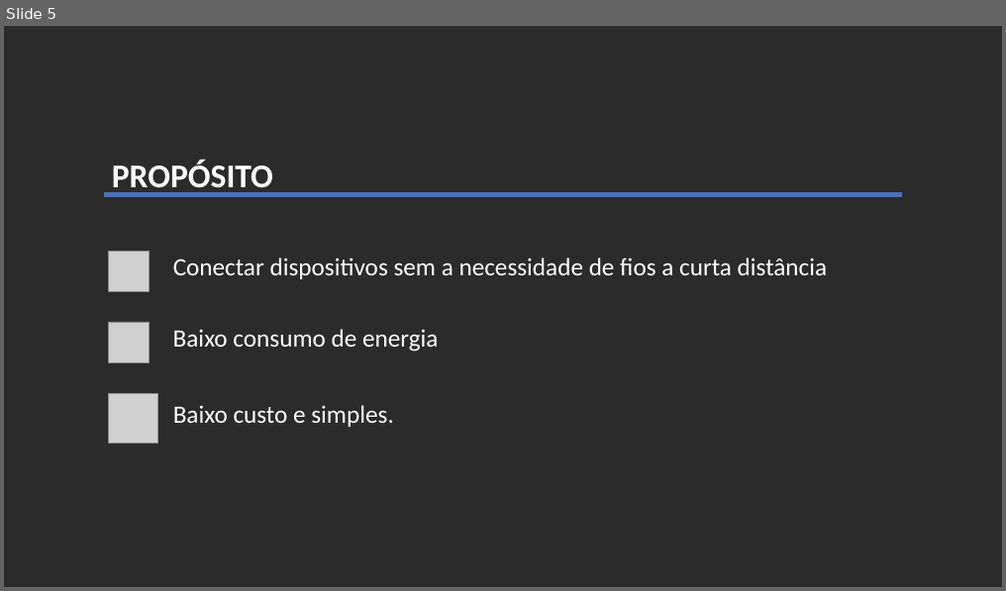
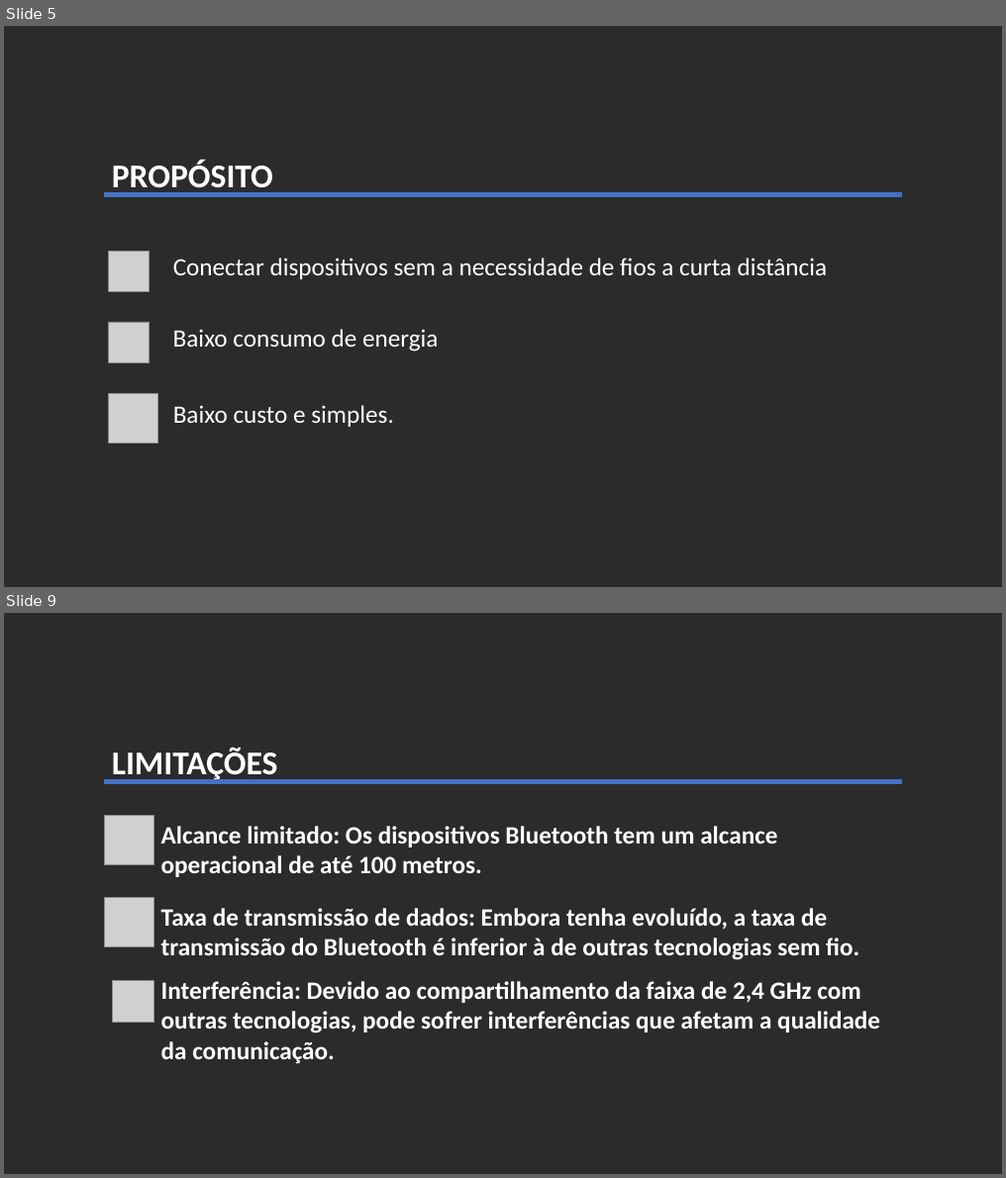
Before and after one commit to VandersonSenai/MODULO03, a slide deck: IoT/Apresentação Protocolos IoT BT.pptx. Shown one above the other, each under a label of ours: slide 5 before the commit, slides 5 and 9 after it; the slides between them are not shown. The pictures are 1006x591 and 1006x1178 pixels, drawn with LibreOffice and Linux fonts; fonts in the diff are those of the drawing; grey boxes stand for pictures; background and template pictures are left out; a plain dark background stands for a picture behind light text. Boxes give left, top, right and bottom in pixels: in the first picture for what was removed or moved away, otherwise in the second. Text is boxed around its words. In the diff, an @@ line names an element or a change of style, - is before the commit and + after.

```diff
--- a/IoT/Apresentação Protocolos IoT BT.pptx
+++ b/IoT/Apresentação Protocolos IoT BT.pptx
@@ slide 9 added at box(4, 613, 1002, 1174), background picture (left out) @@
@@ subtitle added at box(112, 748, 278, 783), 32 pt, text #FFFFFF, bold @@
+LIMITAÇÕES
@@ line added from (104, 782) to (902, 782), #4472C4 4.5 pt @@
@@ picture added at box(104, 815, 153, 864) @@
@@ text added at box(161, 826, 777, 877), 24 pt, text #FFFFFF, bold @@
+Alcance limitado: Os dispositivos Bluetooth tem um alcance operacional de até 100 metros.
@@ picture added at box(104, 898, 153, 948) @@
@@ text added at box(161, 908, 859, 960), 24 pt, text #FFFFFF, bold @@
+Taxa de transmissão de dados: Embora tenha evoluído, a taxa de transmissão do Bluetooth é inferior à de outras tecnologias sem fio.
@@ picture added at box(113, 980, 153, 1022) @@
@@ text added at box(161, 981, 880, 1064), 24 pt, text #FFFFFF, bold @@
+Interferência: Devido ao compartilhamento da faixa de 2,4 GHz com outras tecnologias, pode sofrer interferências que afetam a qualidade da comunicação.
```
Also in this commit, not shown: 5 slides changed, 11 other slides added, 4 slides removed, 6 other files.
